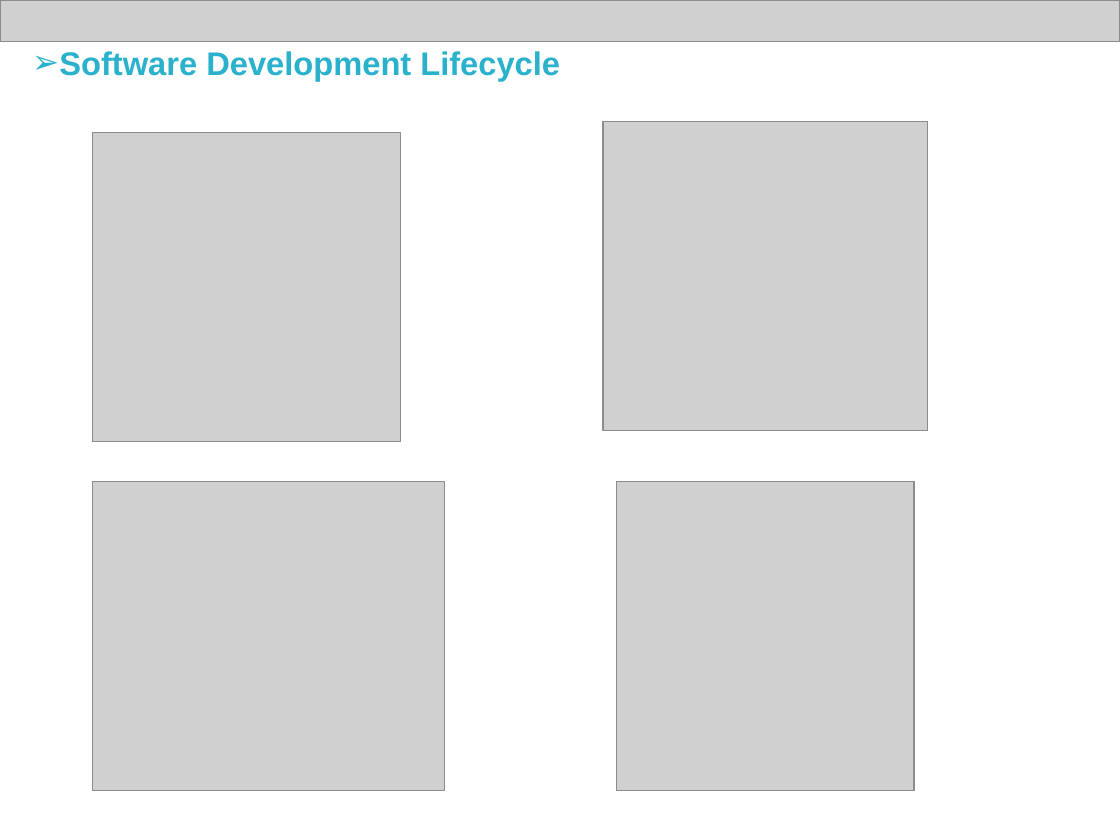
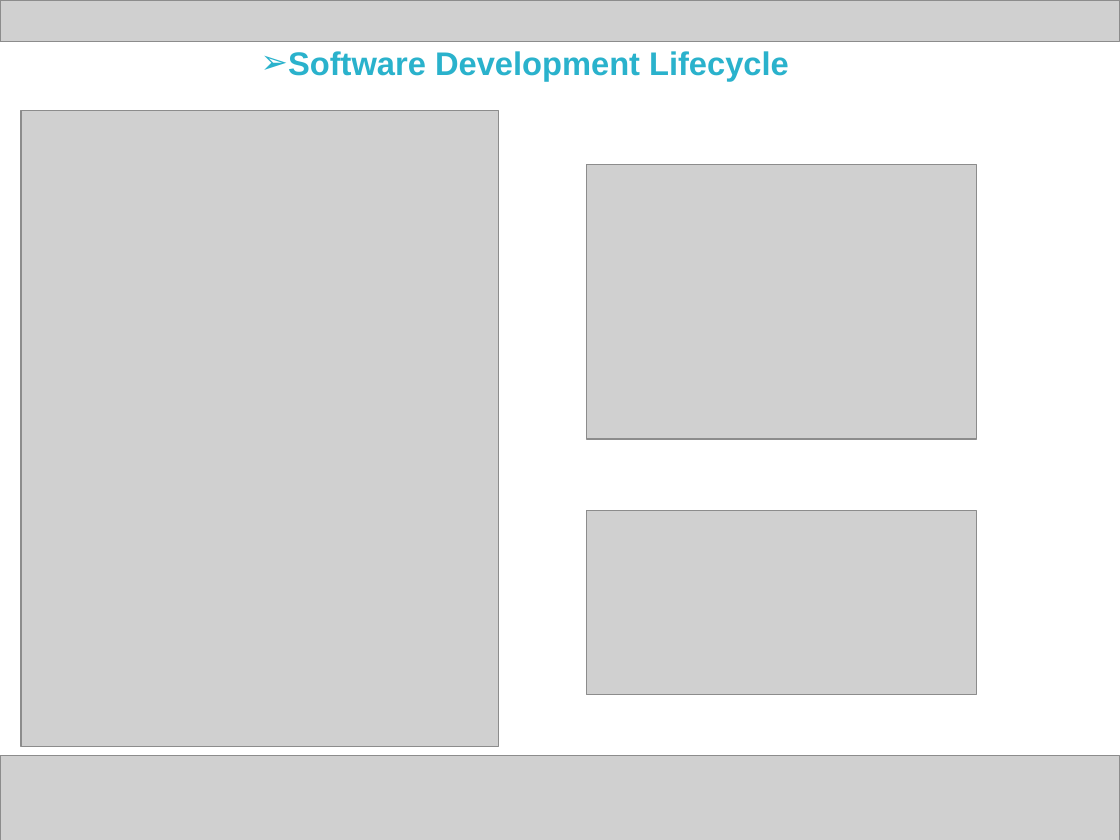
Before and after one commit to Ralitsa-Buyuklieva/Teamwork-project, a slide deck: slide 2 of Parking_Calculator_Presentation.ppt. Drawn at 1120x840 pixels with LibreOffice and Linux fonts; fonts in the diff are those of the drawing; grey boxes stand for pictures. Boxes give left, top, right and bottom in pixels: in the first picture for what was removed or moved away, otherwise in the second. Text is boxed around its words. In the diff, an @@ line names an element or a change of style, - is before the commit and + after.

Commit message:
The presentation is ready.

```diff
--- a/Parking_Calculator_Presentation.ppt
+++ b/Parking_Calculator_Presentation.ppt
@@ text "Software Development Lifecycle" at [288, 51, 789, 81]: alignment left to centre @@
@@ picture: place and size @@
-picture at [93, 133, 401, 442]
+picture at [21, 110, 498, 746]
@@ picture: place and size @@
-picture at [603, 122, 927, 431]
+picture at [587, 165, 977, 439]
@@ picture: place and size @@
-picture at [616, 482, 914, 791]
+picture at [587, 511, 977, 694]
@@ picture: place and size @@
-picture at [93, 482, 445, 791]
+picture at [0, 755, 1120, 840]
```
Also in this commit, not shown: 3 slides added.
